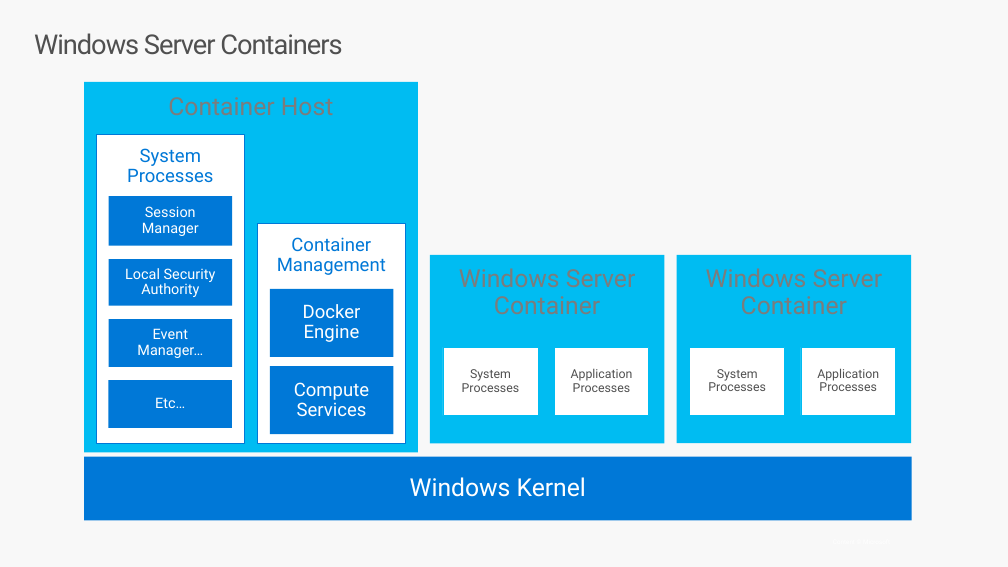
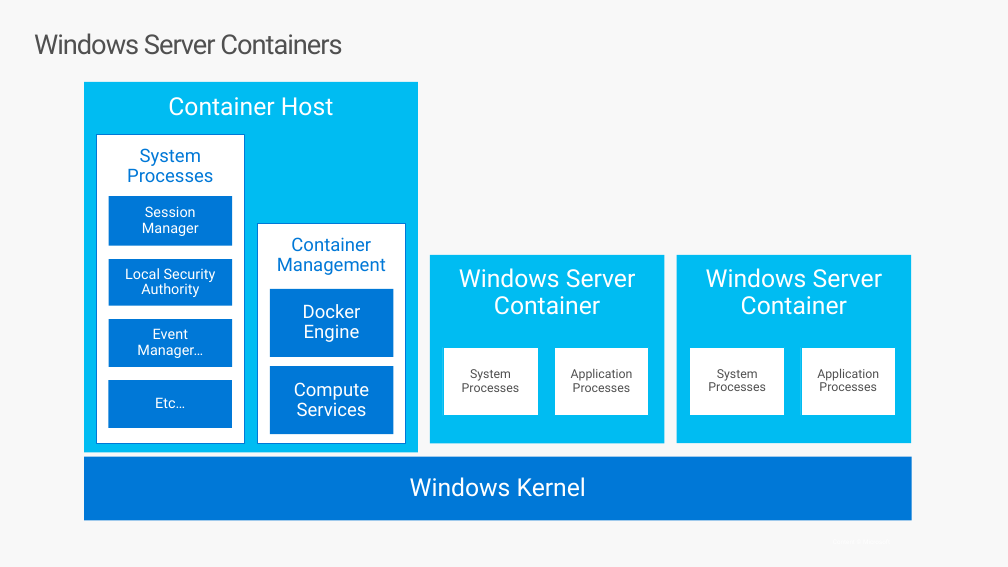
Before and after one commit to brentstineman/PersonalStuff, a slide deck: slide 10 of Presentations/ContainersForWindowsDevs.pptx (slide 11 before the commit). Drawn at 1008x567 pixels with LibreOffice and Linux fonts; fonts in the diff are those of the drawing. Boxes give left, top, right and bottom in pixels: in the first picture for what was removed or moved away, otherwise in the second. Text is boxed around its words. In the diff, an @@ line names an element or a change of style, - is before the commit and + after.

```diff
--- a/Presentations/ContainersForWindowsDevs.pptx
+++ b/Presentations/ContainersForWindowsDevs.pptx
@@ text colour #7C7C7C to #FFFFFF in 3 elements at (x1=84, y1=82, x2=417, y2=452), (x1=430, y1=255, x2=665, y2=443), (x1=677, y1=255, x2=912, y2=443) @@
```
Also in this commit, not shown: 12 other slides changed, 1 slide added, 1 slide removed, 1 other file.
